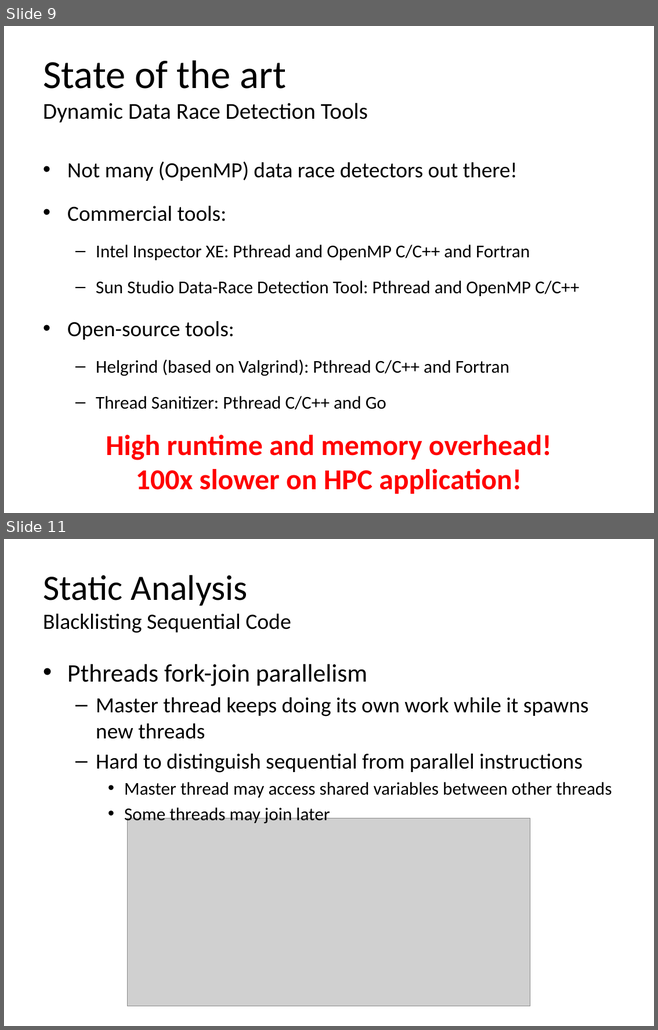
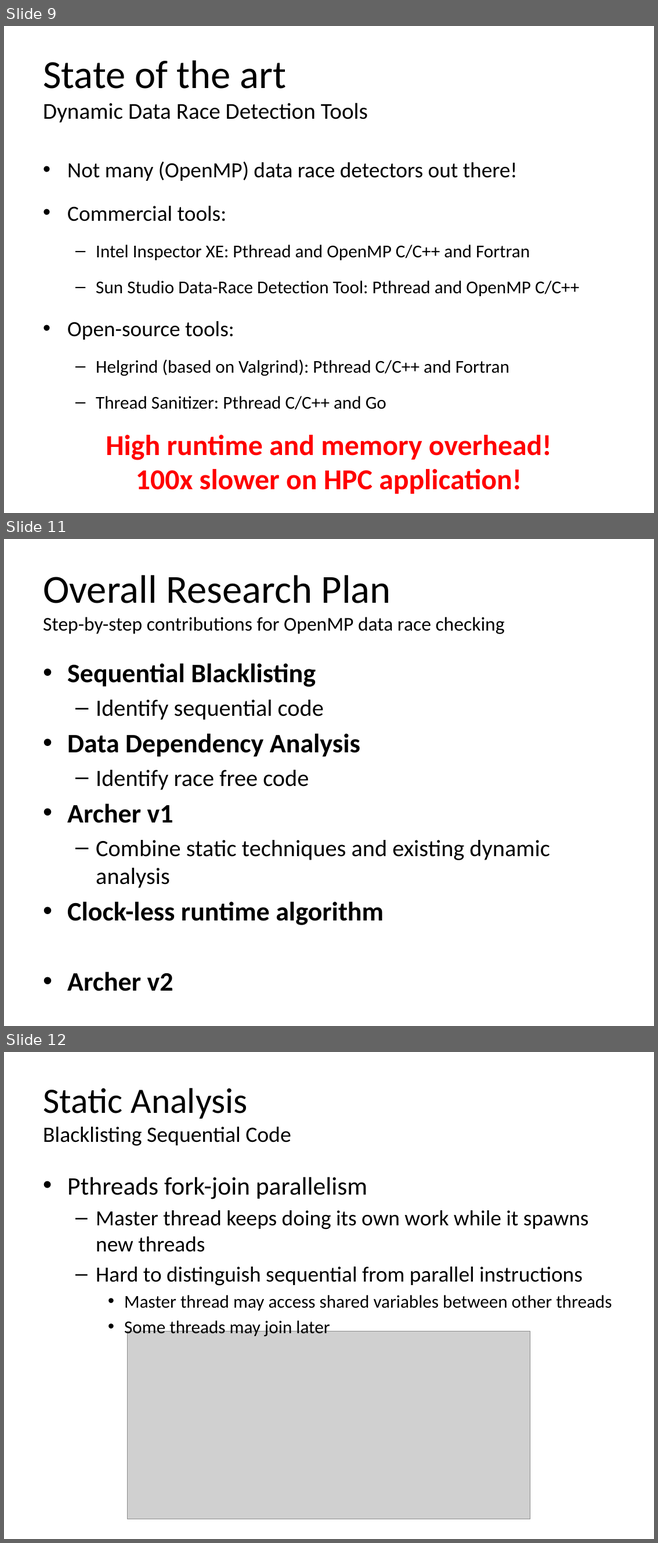
Before and after one commit to simoatze/oral_qualifier, a slide deck: presentation/presentation.pptx. Shown one above the other, each under a label of ours: slides 9 and 11 before the commit, slides 9, 11 and 12 after it; the slides between them are not shown. The pictures are 658x1030 and 658x1543 pixels, drawn with LibreOffice and Linux fonts; fonts in the diff are those of the drawing; grey boxes stand for pictures. Boxes give left, top, right and bottom in pixels: in the first picture for what was removed or moved away, otherwise in the second. Text is boxed around its words. In the diff, an @@ line names an element or a change of style, - is before the commit and + after.

Commit message:
work in progress presentation:

```diff
--- a/presentation/presentation.pptx
+++ b/presentation/presentation.pptx
@@ slide 11 added at (4, 539, 654, 1026), background #FFFFFF @@
@@ title added at (43, 575, 505, 634), 21.6 pt, text #000000 @@
+Overall Research Plan
+Step-by-step contributions for OpenMP data race checking
@@ text added at (67, 663, 549, 925), 25.9 pt, text #000000 @@
+• Sequential Blacklisting
+  – Identify sequential code
+• Data Dependency Analysis
+  – Identify race free code
+• Archer v1
+  – Combine static techniques and existing dynamic analysis
+• Clock-less runtime algorithm
+• Archer v2
@@ what was slide 11 is now slide 12 @@
```
Also in this commit, not shown: 1 slide changed.
